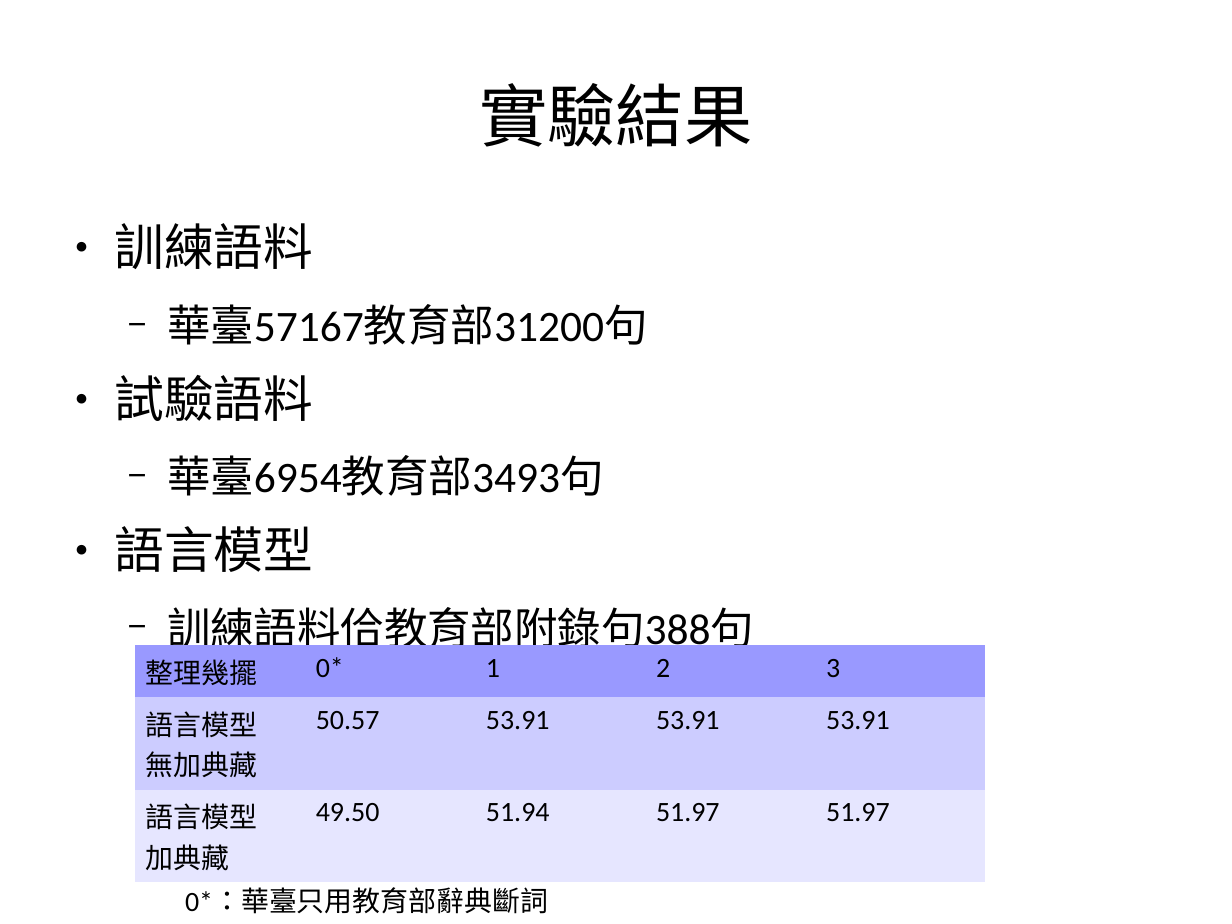
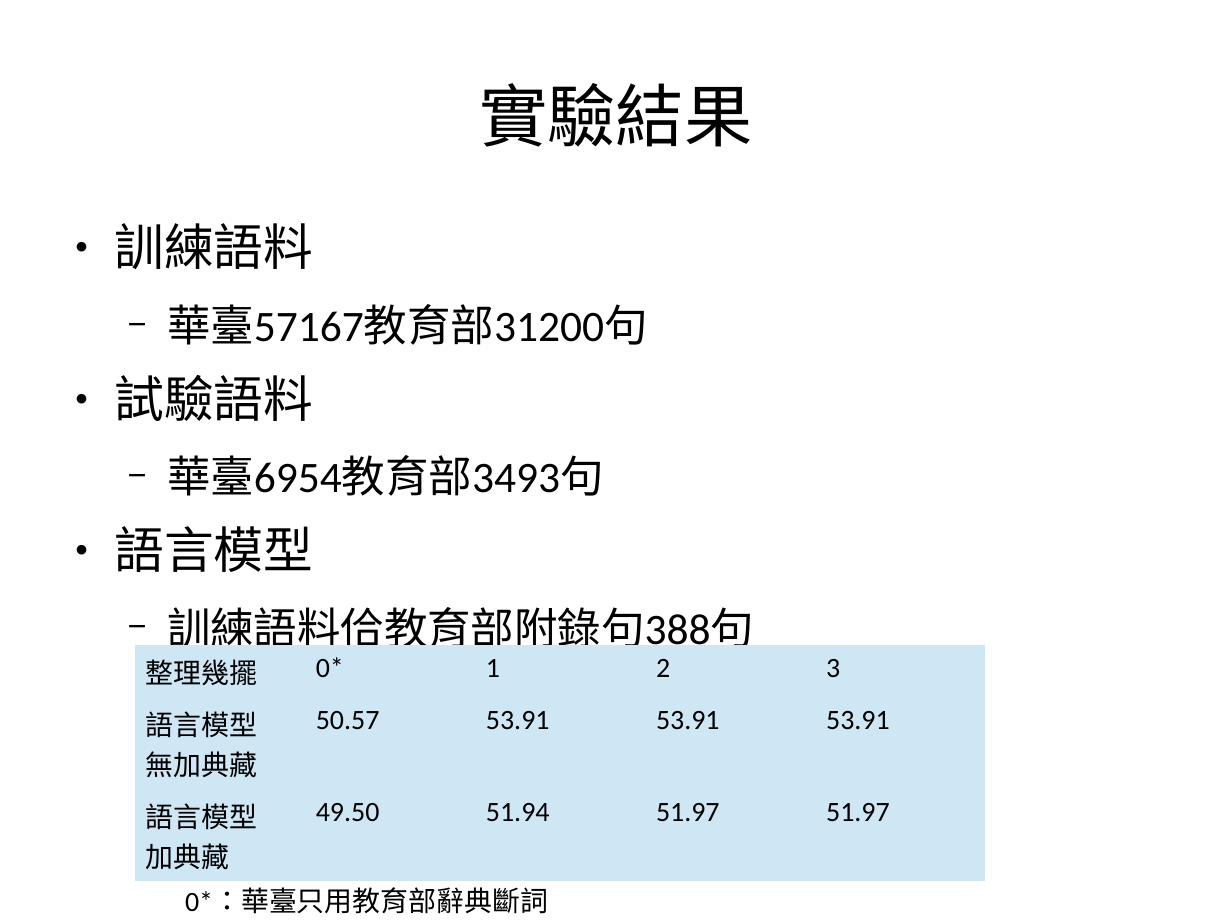
Before and after one commit to sih4sing5hong5/po3-ko3_tau5-iann2-phinn3, a slide deck: slide 30 of 翻譯報告.odp. Drawn at 1232x924 pixels with LibreOffice and Linux fonts; fonts in the diff are those of the drawing. Boxes give left, top, right and bottom in pixels: in the first picture for what was removed or moved away, otherwise in the second. Text is boxed around its words. In the diff, an @@ line names an element or a change of style, - is before the commit and + after.

```diff
--- a/翻譯報告.odp
+++ b/翻譯報告.odp
@@ table at <box>135,645,985,874</box> @@
@@ fill #9999FF to #CFE7F5 in row 1 @@
@@ fill #CCCCFF to #CFE7F5 in row 2 @@
@@ fill #E6E6FF to #CFE7F5 in row 3 @@
@@ font Noto Sans CJK SC to Calibri in "整理幾擺" @@
```
Also in this commit, not shown: 3 other slides changed, 1 slide added.
